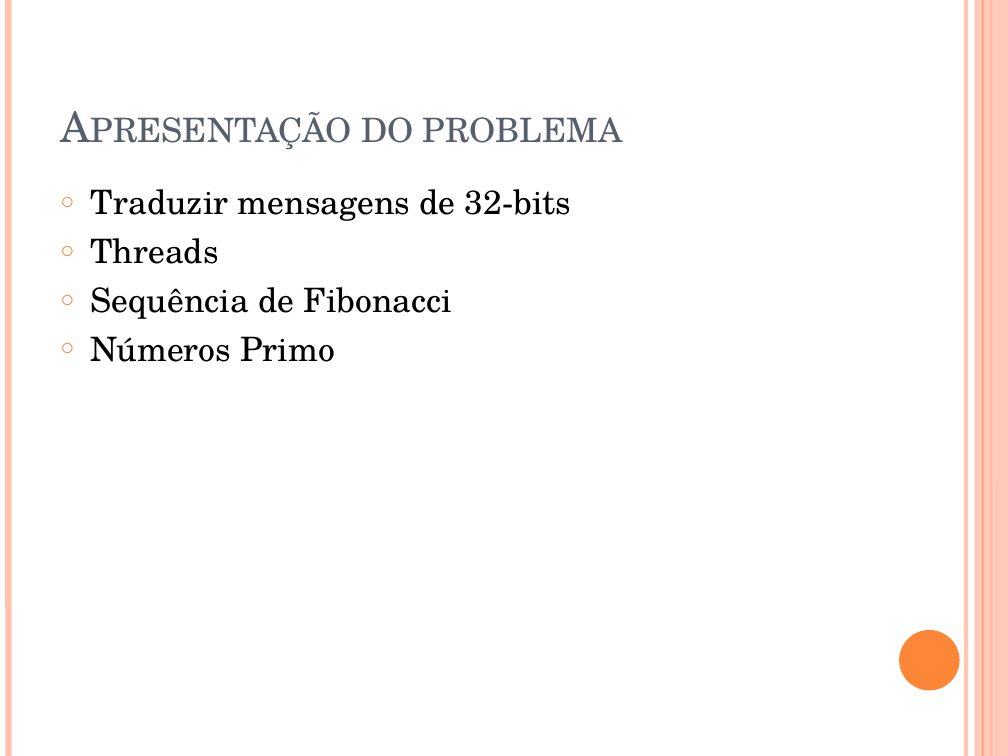
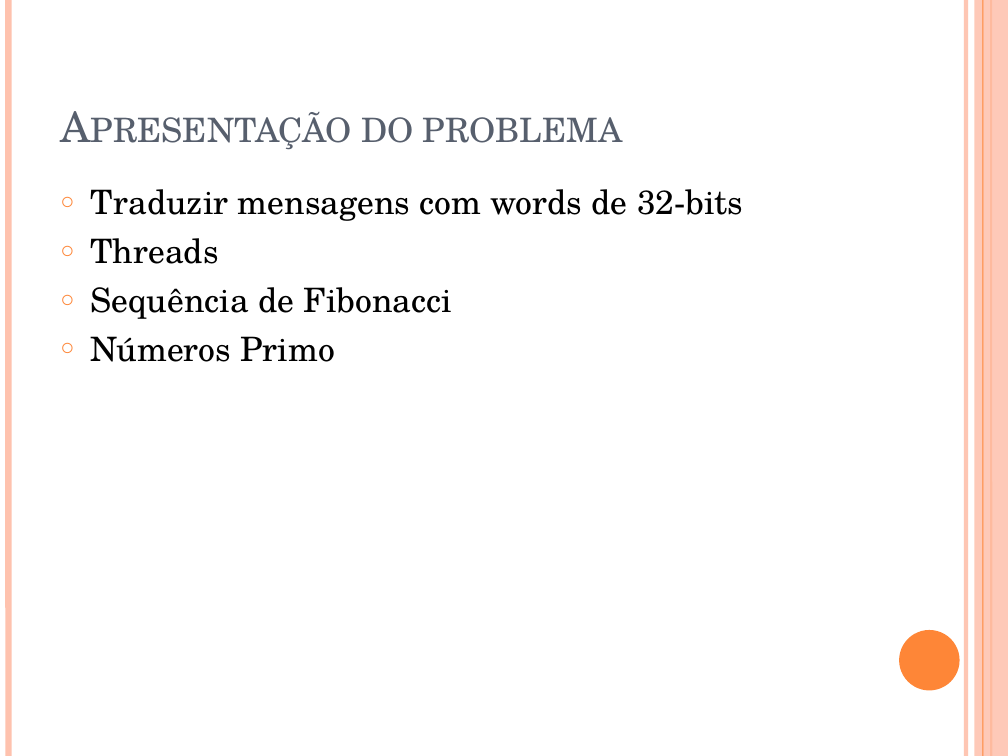
Before and after one commit to marlonprudente/SistemasEmbarcados, a slide deck: slide 2 of lab2.pptx. Drawn at 1008x756 pixels with LibreOffice and Linux fonts; fonts in the diff are those of the drawing. Boxes give left, top, right and bottom in pixels: in the first picture for what was removed or moved away, otherwise in the second. Text is boxed around its words. In the diff, an @@ line names an element or a change of style, - is before the commit and + after.

```diff
--- a/lab2.pptx
+++ b/lab2.pptx
@@ text at [91, 189, 743, 221]: text changed @@
-○ Traduzir mensagens de 32-bits
+○ Traduzir mensagens com words de 32-bits
```
Also in this commit, not shown: 2 other slides changed, 1 slide added, 27 other files.
